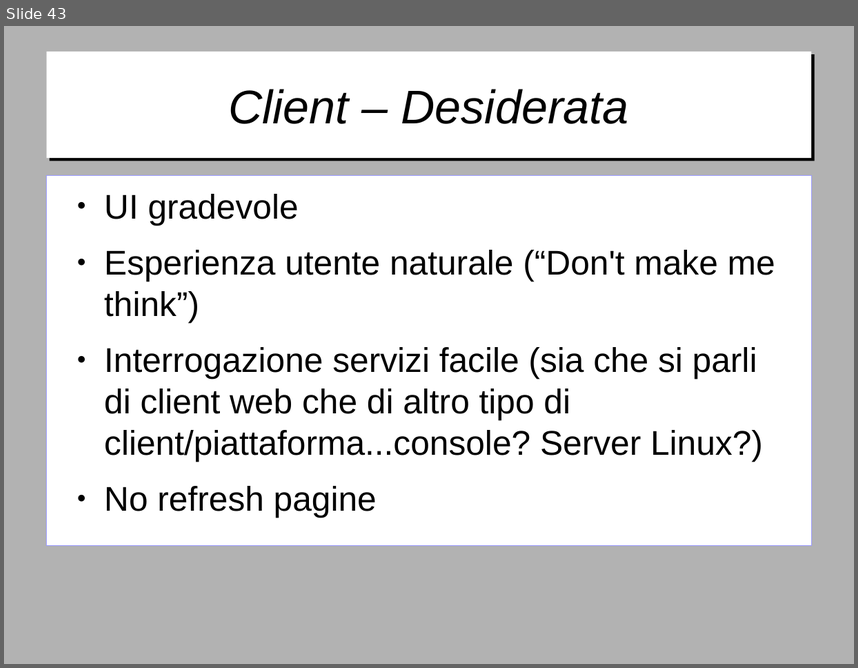
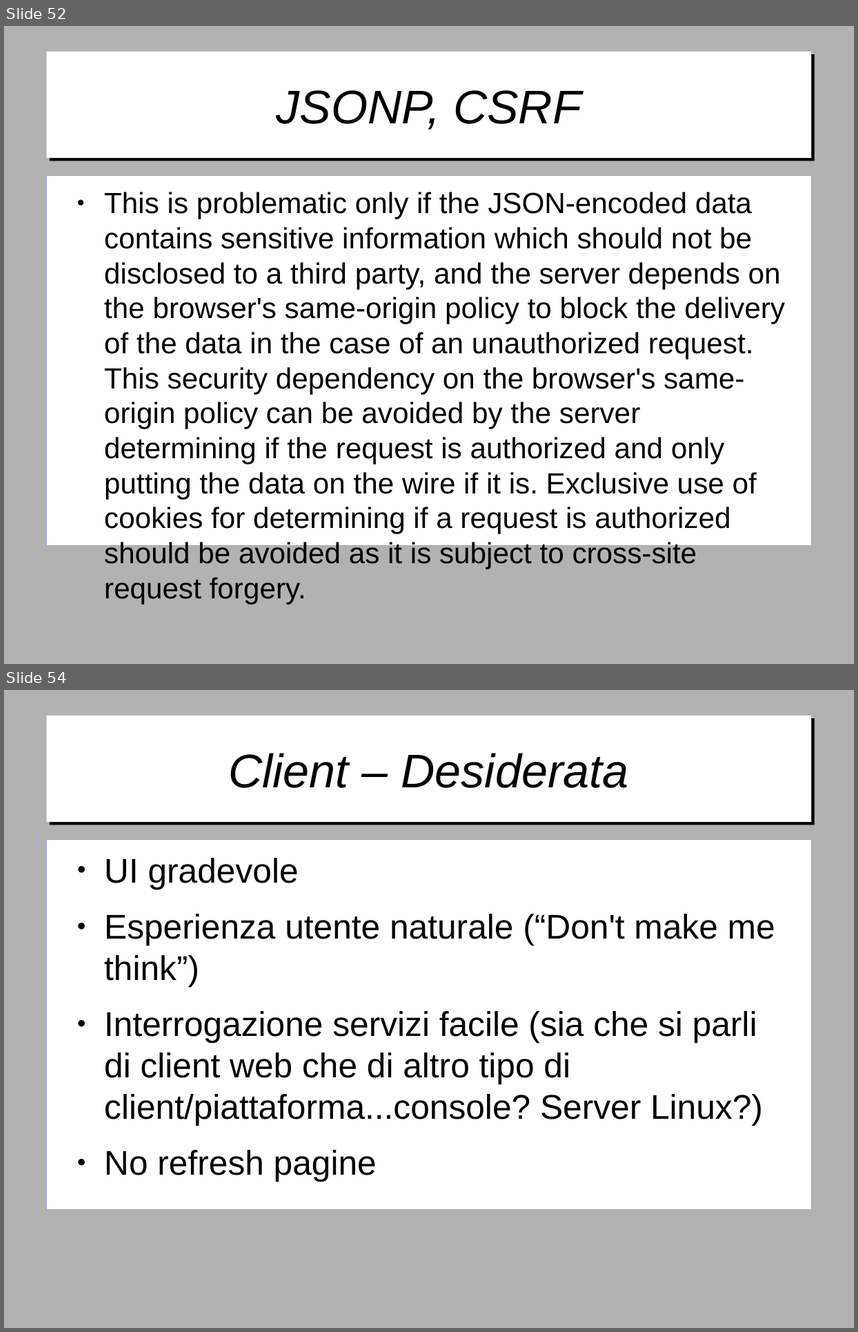
Before and after one commit to gitfer/ARXCourse, a slide deck: ARXCourse.odp. Shown one above the other, each under a label of ours: slide 43 before the commit, slides 52 and 54 after it; the slides between them are not shown. The pictures are 858x668 and 858x1332 pixels, drawn with LibreOffice and Linux fonts; fonts in the diff are those of the drawing; background and template pictures are left out. Boxes give left, top, right and bottom in pixels: in the first picture for what was removed or moved away, otherwise in the second. Text is boxed around its words. In the diff, an @@ line names an element or a change of style, - is before the commit and + after.

```diff
--- a/ARXCourse.odp
+++ b/ARXCourse.odp
@@ slide 52 added at (4,26,854,664), background #B2B2B2 @@
@@ title added at (46,52,812,158), fill #FFFFFF, 44 pt, text #000000, italic @@
+JSONP, CSRF
@@ text added at (46,175,812,545), fill #FFFFFF, outline #9999FF 0 pt, 27.2 pt, text #000000 @@
+● This is problematic only if the JSON-encoded data contains sensitive information which should not be disclosed to a third party, and the server depends on the browser's same-origin policy to block the delivery of the data in the case of an unauthorized request. This security dependency on the browser's same-origin policy can be avoided by the server determining if the request is authorized and only putting the data on the wire if it is. Exclusive use of cookies for determining if a request is authorized should be avoided as it is subject to cross-site request forgery.
@@ what was slide 43 is now slide 54 @@
```
Also in this commit, not shown: 1 slide changed, 10 other slides added.
